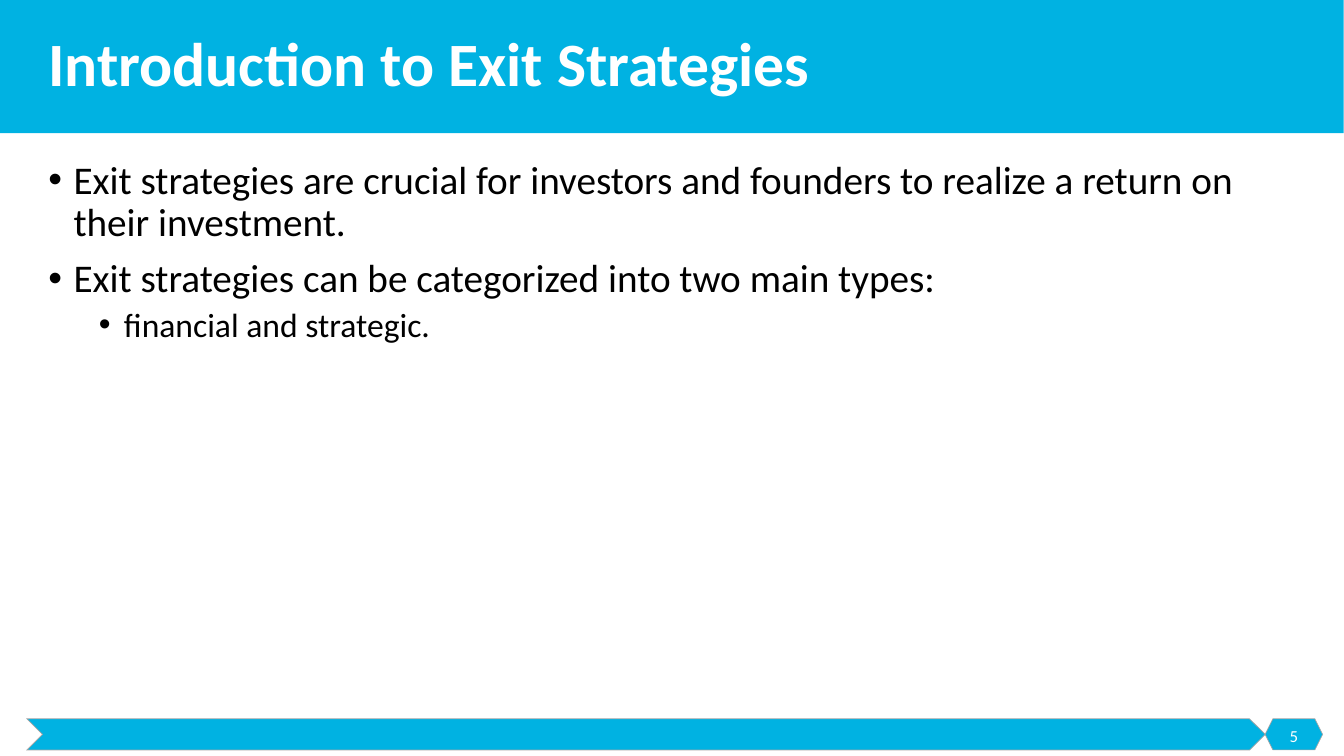
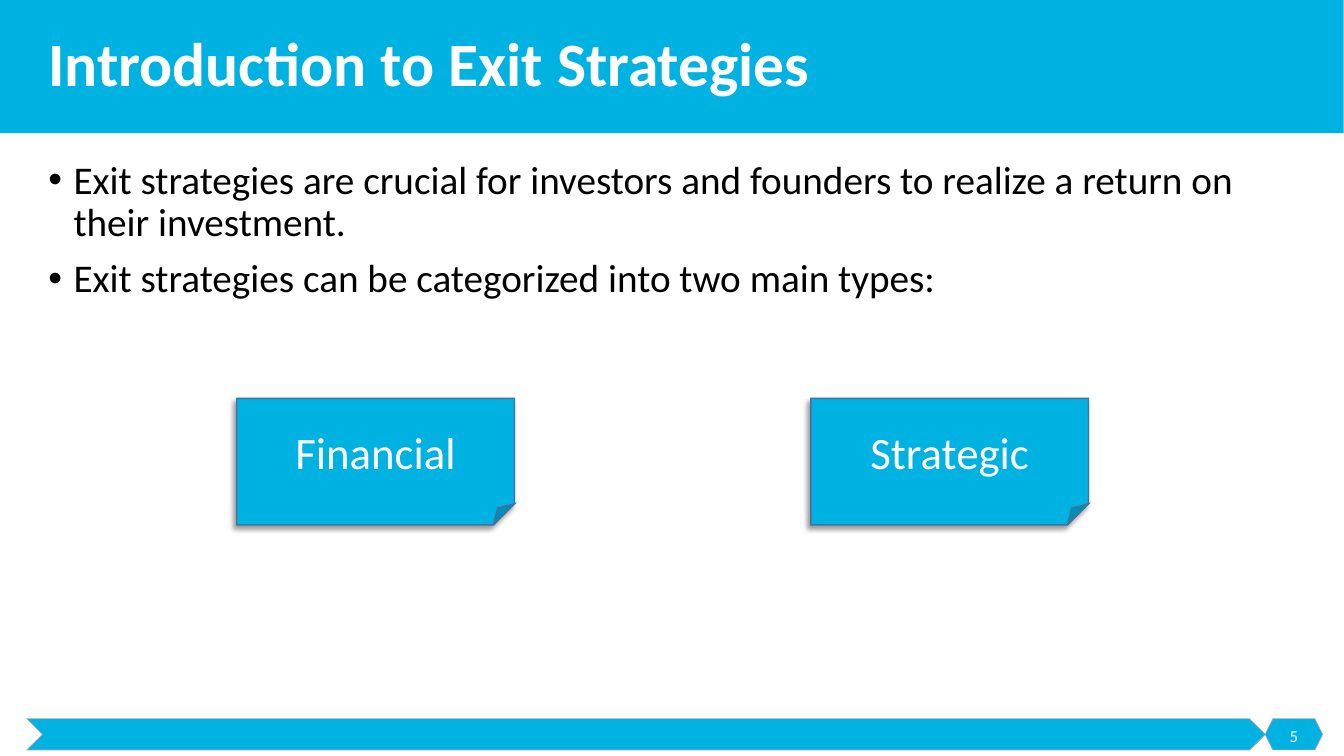
Before and after one commit to malenezi/malenezi, a slide deck: slide 5 of SE495/Lectures/8-Exit Strategies/Exit Strategies.pptx. Drawn at 1344x756 pixels with LibreOffice and Linux fonts; fonts in the diff are those of the drawing. Boxes give left, top, right and bottom in pixels: in the first picture for what was removed or moved away, otherwise in the second. Text is boxed around its words. In the diff, an @@ line names an element or a change of style, - is before the commit and + after.

```diff
--- a/SE495/Lectures/8-Exit Strategies/Exit Strategies.pptx
+++ b/SE495/Lectures/8-Exit Strategies/Exit Strategies.pptx
@@ text at (124, 313, 430, 343): paragraph removed @@
-  • financial and strategic.
@@ folded corner added at (237, 398, 514, 524), fill #00B2E2, outline #43739E 1 pt, 32 pt, text #FFFFFF @@
+Financial
@@ folded corner added at (811, 398, 1088, 524), fill #00B2E2, outline #43739E 1 pt, 32 pt, text #FFFFFF @@
+Strategic
```
Also in this commit, not shown: 3 other slides changed, 3 slides added.
